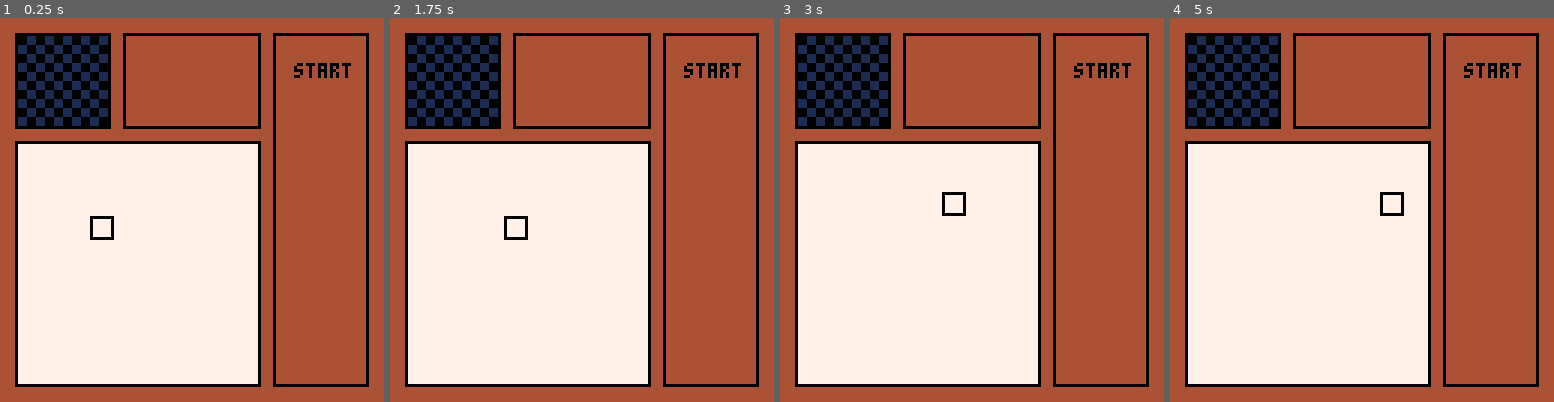
Above: before the commit, frames 1-4 (left to right).
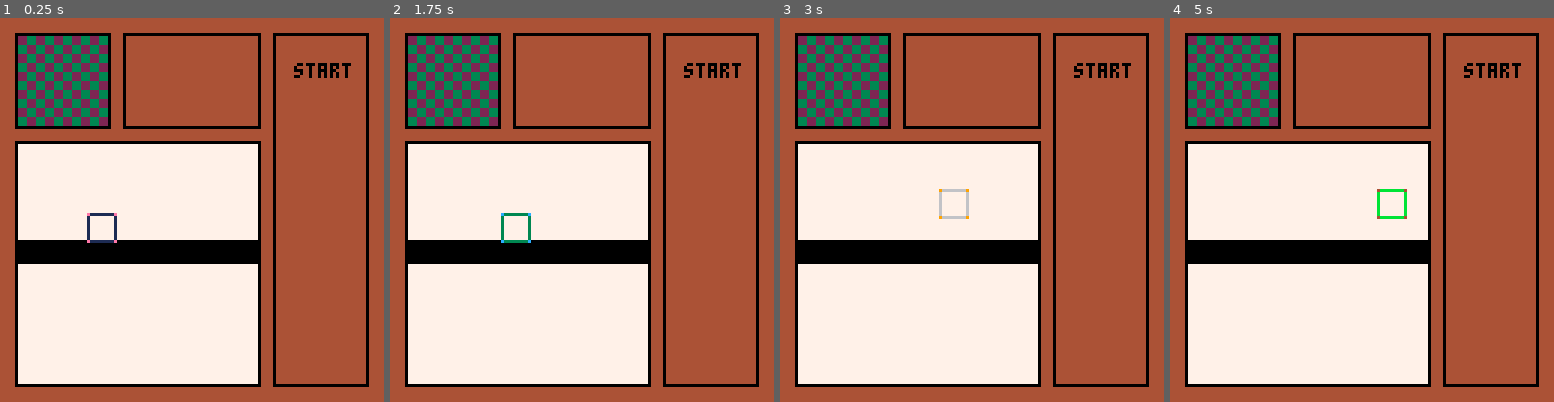
Above: after the commit, the same moments.

Repository: appellatebaton0/siege-6
Game: PICO-8 cartridge siege6.p8
Two runs of this game, one before a commit and one after it. Both use one fixed random seed, a clock stepped at 60 frames per second and the inputs below.
Inputs:
- Up to frame 1 (0.25 s): no input
- Up to frame 2 (1.75 s): tap O (Z key) at 0.7, 1.7 s; hold Right from 1.6 s (still down)
- Up to frame 3 (3 s): release Right at 2.1 s; tap O (Z key) at 2.1, 2.5, 2.9 s; hold Up 2.15-2.42 s; hold Right from 2.47 s (still down)
- Up to frame 4 (5 s): release Right at 3.03 s; hold Left 3.08-3.58 s; tap O (Z key) every 0.4 s from 3.3 to 4.9 s; hold Down 3.63-3.97 s; hold Right 4.02-4.68 s; hold Up from 4.73 s (still down)

The runs differ from the first frame. In frame 1, 9.7% of the frame differs, in the area x 4-68%, y 4-65%; in frame 2, 9.7%; in frame 3, 9.8%; in frame 4, 9.8%.

Commit message:
v0.6 - Color Cycling
Made it so you can cycle through your current color, and made it clearer where the cursor is.

Diff:
--- a/siege6.lua
+++ b/siege6.lua
@@ -11,7 +11,7 @@
         for i=1,this.grid_size do
             row = {}
             for j=1,this.grid_size do
-                row[j] = (i+j) % 2
+                row[j] = 2 + (i+j) % 2
             end
             this.canvas[i] = row
         end
@@ -47,6 +47,10 @@
             row = {}
             for j=1,grid.grid_size do
                 row[j] = 7 // Make the grid white
+
+                if j == 5 then
+                    row[j] = 0
+                end
             end
             this.canvas[i] = row
         end
@@ -90,14 +94,16 @@
 cursor = {
     x=4, y=4,
 
+    color = 1,
+
     control=function(this)
         nx = this.x ny = this.y
 
         // Control the next position
-        if btnp(0) then nx -= 1 end
-        if btnp(1) then nx += 1 end
-        if btnp(2) then ny -= 1 end
-        if btnp(3) then ny += 1 end
+        if btnp(0) then nx -= 1
+        elseif btnp(1) then nx += 1
+        elseif btnp(2) then ny -= 1
+        elseif btnp(3) then ny += 1 end
 
         // Clamp the position onto the grid.
         if nx > grid.grid_size then nx = grid.grid_size end
@@ -109,17 +115,36 @@
         this.x = nx this.y = ny
     end,
 
+    cycle_color=function(this)
+        if btnp(4) then this.color += 1 end
+        if this.color > 15 then this.color = 0 end
+    end,
+
+    write=function(this)
+        // Ignore if writing to a fufilled square
+        if game_pane.canvas[1][1] == grid.canvas[1][1] then return end
+
+
+    end,
+
     _update=function(this)
         this:control()
+        this:cycle_color()
+        this.write()
     end,
 
     _draw=function (this)
-        left = (game_pane.x + 1) + ((this.x-1) * 8)
-        top = (game_pane.y + 1) + ((this.y-1) * 8)
-        right = (game_pane.x + 1) + ((this.x) * 8) - 1
-        bottom = (game_pane.y + 1) + ((this.y) * 8) - 1
+        left = (game_pane.x + 1) + ((this.x-1) * 8) - 1
+        top = (game_pane.y + 1) + ((this.y-1) * 8) - 1
+        right = (game_pane.x + 1) + ((this.x) * 8)
+        bottom = (game_pane.y + 1) + ((this.y) * 8)
 
-        rect(left, top, right, bottom, 0)
+        rect(left, top, right, bottom, this.color)
+
+        rect(left, top, left, top, 15 - this.color)
+        rect(right, top, right, top, 15 - this.color)
+        rect(left, bottom, left, bottom, 15 - this.color)
+        rect(right, bottom, right, bottom, 15 - this.color)
     end
 }
 
